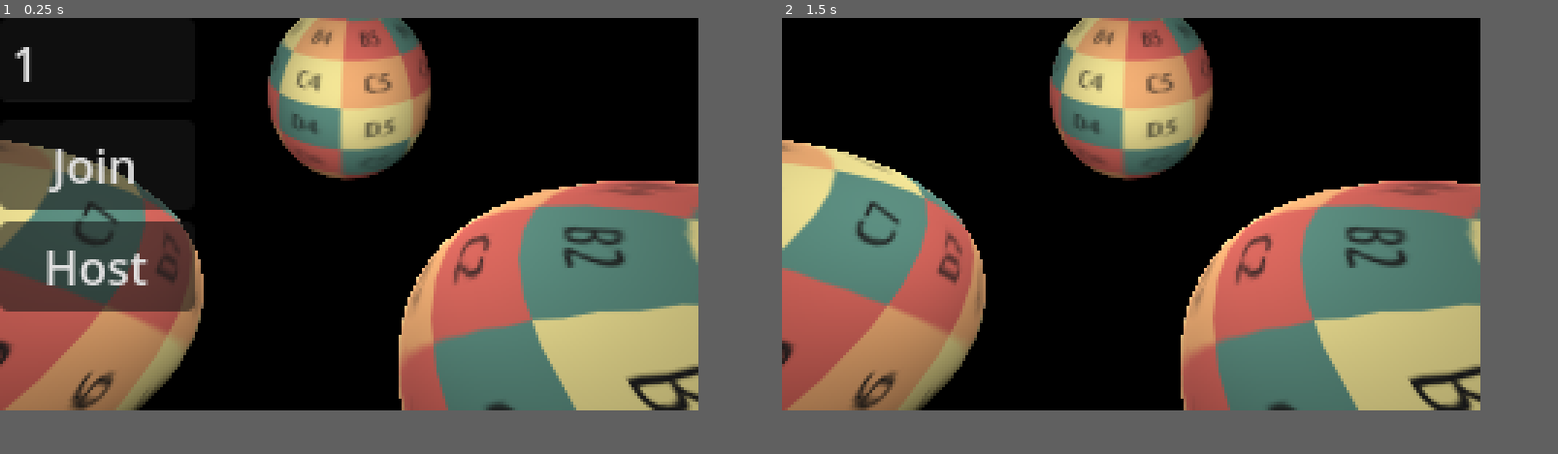
Above: before the commit, frames 1-2 (left to right).
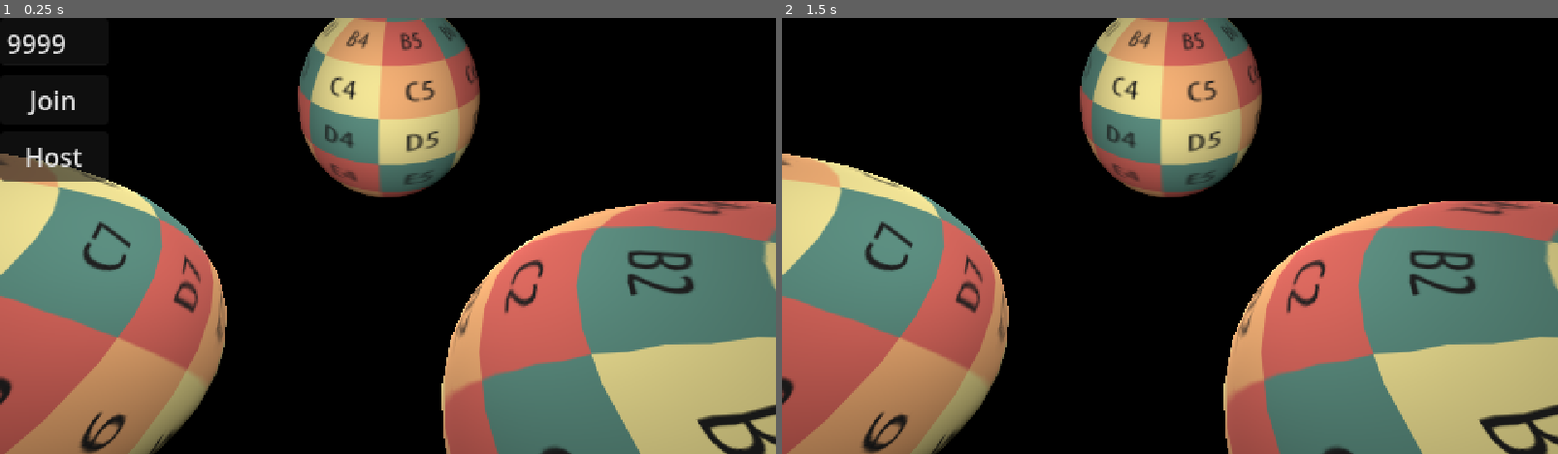
Above: after the commit, the same moments.

Repository: colinmbo/Space-Shooter
Game: Godot game, scene res://Main.tscn
Same seed, same stepped clock (60 frames per second), same inputs: the game is played once before the commit and once after it.
Inputs (mouse positions are in pixels of both pictures, inside the frame that each line leads up to):
- Up to frame 1 (0.25 s): no input
- Up to frame 2 (1.5 s): click "Join" at 0.5 s; tap Enter at 1.25 s; move the mouse to (1286, 192) at 1.27 s; hold D (move_right) from 1.28 s (still down); click (1286, 192) at 1.35 s
In our replay, the window is 720x405 before the commit and 800x450 after it. These sizes can differ from the game's own. Grey fills any space a smaller window leaves; there, only what the larger window draws over its background counts as a difference.

The runs differ from the first frame. In frame 1, 46% of the frame differs, in the area x 0-100%, y 0-100%; in frame 2, 42%.

Commit message:
Fix networking across other devices
Fixed bug that caused devices on the same network to not connect to server IP

Diff:
--- a/BulletHole.gd
+++ b/BulletHole.gd
@@ -9,4 +9,5 @@
 
 
 func _on_timer_timeout():
-	queue_free()
+	pass
+	#queue_free()
--- a/Main.gd
+++ b/Main.gd
@@ -4,10 +4,14 @@
 var multiplayer_peer = ENetMultiplayerPeer.new()
 
 
+func _process(delta):
+	pass
+
+
 func _on_join_button_up():
 	var port = str($CanvasLayer/Menu/Port.text).to_int()
 
-	multiplayer_peer.create_client("localhost", port)
+	multiplayer_peer.create_client("192.168.1.71", port)
 	multiplayer.multiplayer_peer = multiplayer_peer
 
 	$CanvasLayer/Menu.visible = false
@@ -18,6 +22,7 @@
 
 	multiplayer_peer.create_server(port)
 	multiplayer.multiplayer_peer = multiplayer_peer
+
 	multiplayer_peer.peer_connected.connect(func(id): add_player_character(id))
 
 	$CanvasLayer/Menu.visible = false
@@ -25,6 +30,9 @@
 
 
 func add_player_character(id = 1):
+
+	print("Player connected. ID: ", id)
 	var character = preload("res://Player.tscn").instantiate()
 	character.name = str(id)
-	add_child(character)
+	#character.set_multiplayer_authority(id)
+	$NetworkedNodes.add_child(character, true)
--- a/Main.tscn
+++ b/Main.tscn
@@ -23,16 +23,21 @@
 offset_bottom = 40.0
 
 [node name="Port" type="LineEdit" parent="CanvasLayer/Menu"]
-layout_mode = 2
-text = "1"
-placeholder_text = "999999"
+offset_right = 67.0
+offset_bottom = 31.0
+text = "9999"
+placeholder_text = "9999"
 
 [node name="Join" type="Button" parent="CanvasLayer/Menu"]
-layout_mode = 2
+offset_top = 35.0
+offset_right = 67.0
+offset_bottom = 66.0
 text = "Join"
 
 [node name="Host" type="Button" parent="CanvasLayer/Menu"]
-layout_mode = 2
+offset_top = 70.0
+offset_right = 67.0
+offset_bottom = 101.0
 text = "Host"
 
 [node name="Sun" type="OmniLight3D" parent="."]
@@ -79,12 +84,14 @@
 [node name="CollisionShape3D" parent="CSGSphere3D3/GravityField" index="0"]
 shape = SubResource("SphereShape3D_suvkf")
 
+[node name="NetworkedNodes" type="Node" parent="."]
+
 [node name="OverworldCamera" type="Camera3D" parent="."]
 transform = Transform3D(-0.994432, 0.079046, -0.0696884, 2.44424e-08, 0.661312, 0.750111, 0.105379, 0.745935, -0.65763, -8.65348, 44.952, -40.7266)
 
 [node name="MultiplayerSpawner" type="MultiplayerSpawner" parent="."]
 _spawnable_scenes = PackedStringArray("res://Player.tscn", "res://Hitbox.tscn", "res://BulletHole.tscn")
-spawn_path = NodePath("..")
+spawn_path = NodePath("../NetworkedNodes")
 
 [node name="WorldEnvironment" type="WorldEnvironment" parent="."]
 environment = SubResource("Environment_pssv6")
--- a/Player.gd
+++ b/Player.gd
@@ -34,25 +34,25 @@
 var can_try_boosting = false
 
 
-func _unhandled_input(event):
+func _input(event):
 
 	if is_multiplayer_authority():
 		Input.set_mouse_mode(Input.MOUSE_MODE_CAPTURED)
-		Input.set_mouse_mode(Input.MOUSE_MODE_HIDDEN)
+		#Input.set_mouse_mode(Input.MOUSE_MODE_HIDDEN)
 		if event is InputEventMouseMotion:
 			#forward_direction = forward_direction.rotated(transform.basis.y, -event.relative.x * 0.5)
-			y_rotation_amt = -event.relative.x * 0.02
-			$Camera3D.rotate_x(-event.relative.y * 0.02)
+			y_rotation_amt = -event.relative.x * 0.005
+			$Camera3D.rotate_x(-event.relative.y * 0.005)
 
 
 func _ready():
-
-	set_multiplayer_authority(str(name).to_int())
 
 	health = max_health
 	fuel = max_fuel
 	$CanvasLayer/HealthBar.max_value = max_health
 	$CanvasLayer/FuelBar.max_value = max_fuel
+
+	set_multiplayer_authority(str(name).to_int())
 
 	# Set correct multiplayer authority visibility
 	$CanvasLayer/HealthBar.visible = is_multiplayer_authority()
@@ -122,6 +122,9 @@
 
 
 func check_hitscan():
+
+	print($MultiplayerSynchronizer.is_multiplayer_authority())
+
 	var hs = $Camera3D/Hitscan as RayCast3D
 	hs.force_raycast_update()
 	if !hs.is_colliding():
@@ -138,10 +141,14 @@
 
 	else:
 		# Bullethole
+
+		#get_parent().get_node("MultiplayerSpawner").set_multiplayer_authority(get_multiplayer_authority())
 		var bh = load("res://BulletHole.tscn").instantiate()
-		get_tree().root.get_child(0).add_child(bh, true)
+
+		get_tree().root.get_child(0).get_node("NetworkedNodes").add_child(bh, true)
 		bh.global_position = hs.get_collision_point() + hs.get_collision_normal() * 0.1
 		bh.normal = hs.get_collision_normal()
+		print(str(get_multiplayer_authority()) + "	" + str(bh.global_position))
 
 
 @rpc
--- a/project.godot
+++ b/project.godot
@@ -39,10 +39,10 @@
 
 [display]
 
-window/size/viewport_width=240
-window/size/viewport_height=135
-window/size/window_width_override=1920
-window/size/window_height_override=1080
+window/size/viewport_width=480
+window/size/viewport_height=270
+window/size/window_width_override=960
+window/size/window_height_override=540
 window/stretch/mode="viewport"
 
 [input]
Not shown: 3 places in Player.tscn that only renumber resources
